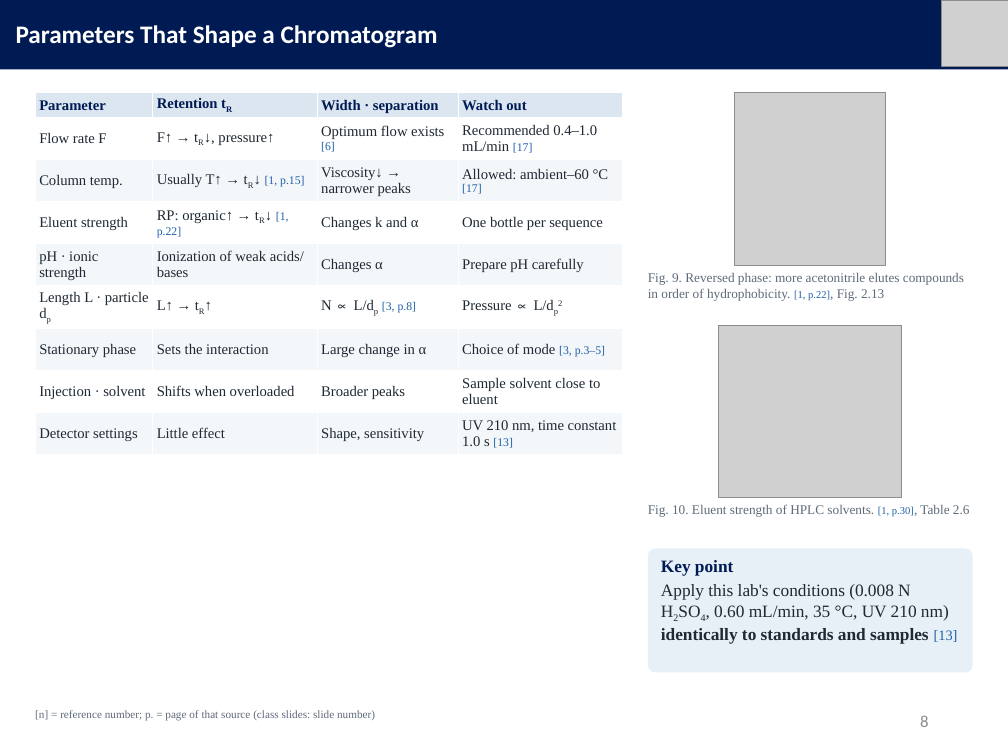
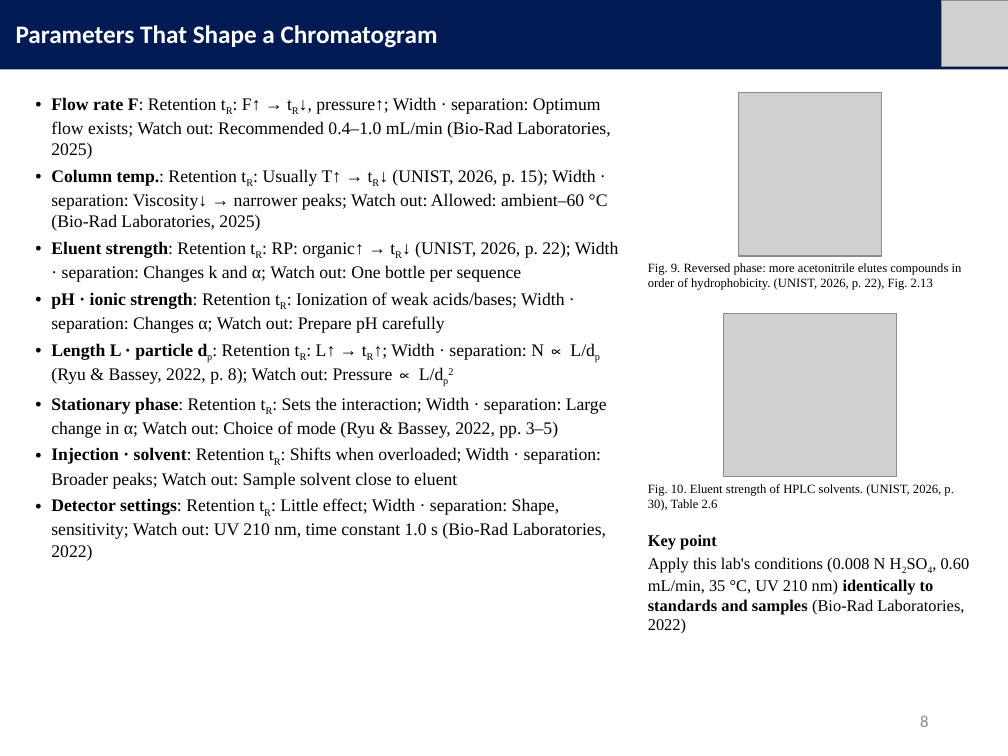
Before and after one commit to mingyu221/office, a slide deck: slide 8 of HPLC_formate_slides_EN.pptx. Drawn at 1008x756 pixels with LibreOffice and Linux fonts; fonts in the diff are those of the drawing; grey boxes stand for pictures. Boxes give left, top, right and bottom in pixels: in the first picture for what was removed or moved away, otherwise in the second. Text is boxed around its words. In the diff, an @@ line names an element or a change of style, - is before the commit and + after.

```diff
--- a/HPLC_formate_slides_EN.pptx
+++ b/HPLC_formate_slides_EN.pptx
@@ table removed at [35,93,623,455], 9 rows, 4 columns @@
-Parameter | Retention tR | Width · separation | Watch out
-Flow rate F | F↑ → tR↓, pressure↑ | Optimum flow exists [6] | Recommended 0.4–1.0 mL/min [17]
-Column temp. | Usually T↑ → tR↓ [1, p.15] | Viscosity↓ → narrower peaks | Allowed: ambient–60 °C [17]
-Eluent strength | RP: organic↑ → tR↓ [1, p.22] | Changes k and α | One bottle per sequence
-pH · ionic strength | Ionization of weak acids/bases | Changes α | Prepare pH carefully
-Length L · particle dp | L↑ → tR↑ | N ∝ L/dp [3, p.8] | Pressure ∝ L/dp2
-Stationary phase | Sets the interaction | Large change in α | Choice of mode [3, p.3–5]
-Injection · solvent | Shifts when overloaded | Broader peaks | Sample solvent close to eluent
-Detector settings | Little effect | Shape, sensitivity | UV 210 nm, time constant 1.0 s [13]
@@ text added at [51,97,618,561], 12.6 pt, text #000000 @@
+• Flow rate F: Retention tR: F↑ → tR↓, pressure↑; Width · separation: Optimum flow exists; Watch out: Recommended 0.4–1.0 mL/min (Bio-Rad Laboratories, 2025)
+• Column temp.: Retention tR: Usually T↑ → tR↓ (UNIST, 2026, p. 15); Width · separation: Viscosity↓ → narrower peaks; Watch out: Allowed: ambient–60 °C (Bio-Rad Laboratories, 2025)
+• Eluent strength: Retention tR: RP: organic↑ → tR↓ (UNIST, 2026, p. 22); Width · separation: Changes k and α; Watch out: One bottle per sequence
+• pH · ionic strength: Retention tR: Ionization of weak acids/bases; Width · separation: Changes α; Watch out: Prepare pH carefully
+• Length L · particle dp: Retention tR: L↑ → tR↑; Width · separation: N ∝ L/dp (Ryu & Bassey, 2022, p. 8); Watch out: Pressure ∝ L/dp2
+• Stationary phase: Retention tR: Sets the interaction; Width · separation: Large change in α; Watch out: Choice of mode (Ryu & Bassey, 2022, pp. 3–5)
+• Injection · solvent: Retention tR: Shifts when overloaded; Width · separation: Broader peaks; Watch out: Sample solvent close to eluent
+• Detector settings: Retention tR: Little effect; Width · separation: Shape, sensitivity; Watch out: UV 210 nm, time constant 1.0 s (Bio-Rad Laboratories, 2022)
@@ picture: place and size @@
-picture at [735,93,886,265]
+picture at [739,93,882,256]
@@ text at [648,263,962,290]: text changed; size 9.5 to 9 pt; text colour #5F6B7A to #000000 @@
-Fig. 9. Reversed phase: more acetonitrile elutes compounds in order of hydrophobicity. [1, p.22], Fig. 2.13
+Fig. 9. Reversed phase: more acetonitrile elutes compounds in order of hydrophobicity. (UNIST, 2026, p. 22), Fig. 2.13
@@ picture: place and size @@
-picture at [719,325,901,497]
+picture at [724,313,897,477]
@@ text at [648,484,953,511]: text changed; size 9.5 to 9 pt; text colour #5F6B7A to #000000 @@
-Fig. 10. Eluent strength of HPLC solvents. [1, p.30], Table 2.6
+Fig. 10. Eluent strength of HPLC solvents. (UNIST, 2026, p. 30), Table 2.6
@@ text at [648,534,717,550]: size 12.3 to 11.7 pt, text colour #001B54 to #000000 in "Key point" @@
@@ text "Key point": place and size @@
-text "Key point" at [661,560,958,644]
+text "Key point" at [648,534,970,634]
@@ text at [648,557,970,634]: text changed; size 12.3 to 11.7 pt; text colour #1F2933 to #000000 @@
-Apply this lab's conditions (0.008 N H2SO4, 0.60 mL/min, 35 °C, UV 210 nm) identically to standards and samples [13]
+Apply this lab's conditions (0.008 N H2SO4, 0.60 mL/min, 35 °C, UV 210 nm) identically to standards and samples (Bio-Rad Laboratories, 2022)
@@ rounded rectangle removed at [648,548,973,672] @@
@@ text removed at [35,710,375,721] @@
-[n] = reference number; p. = page of that source (class slides: slide number)
```
Also in this commit, not shown: 12 other slides changed, 2 slides removed, 3 other files.
